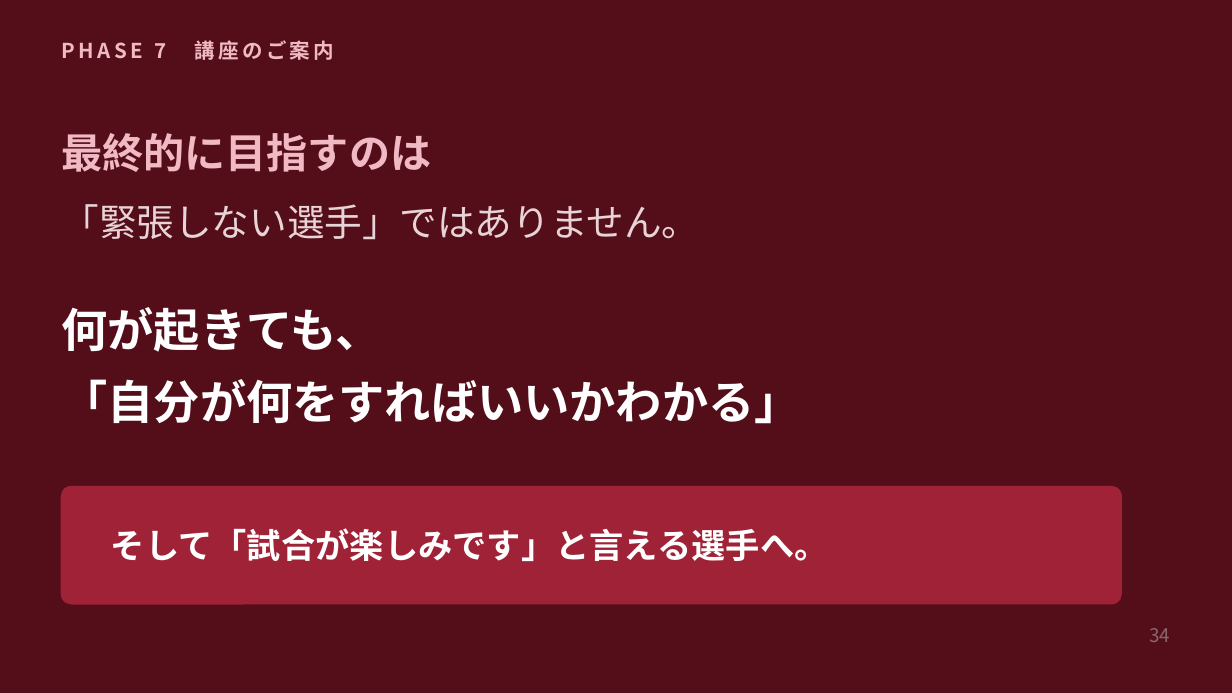
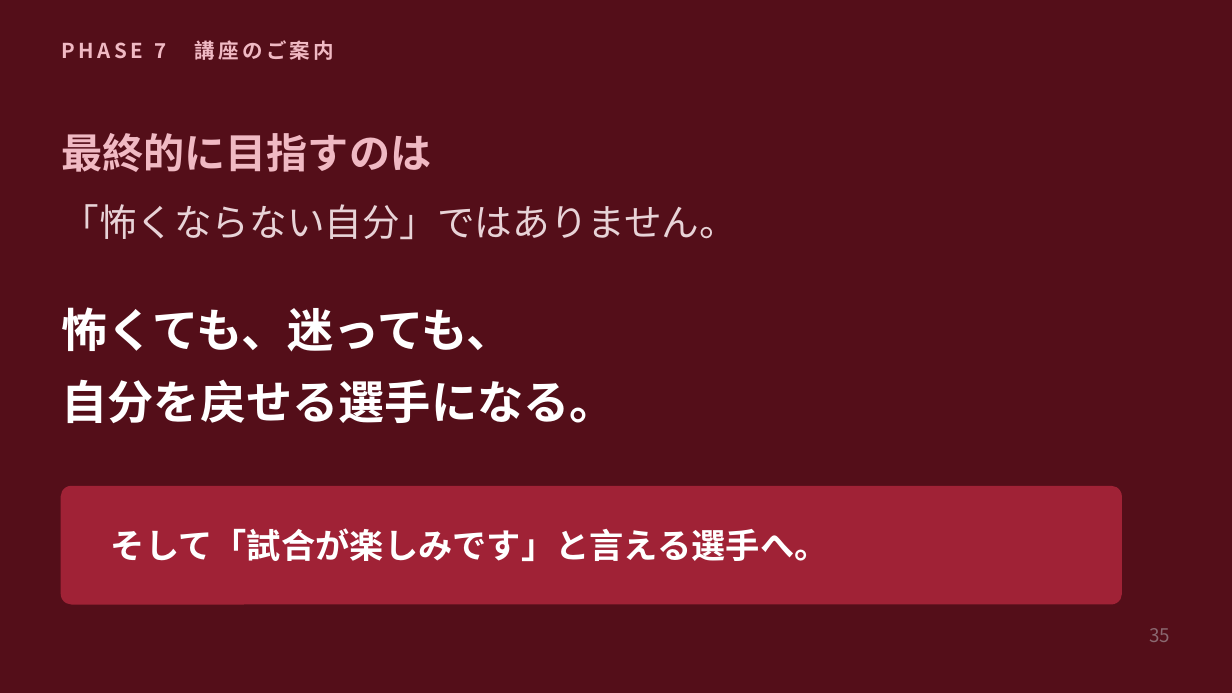
Before and after one commit to shiori0823/shiorin-trainer, a slide deck: slide 35 of deck/consultation-deck.pptx (slide 34 before the commit). Drawn at 1232x693 pixels with LibreOffice and Linux fonts; fonts in the diff are those of the drawing. Boxes give left, top, right and bottom in pixels: in the first picture for what was removed or moved away, otherwise in the second. Text is boxed around its words. In the diff, an @@ line names an element or a change of style, - is before the commit and + after.

```diff
--- a/deck/consultation-deck.pptx
+++ b/deck/consultation-deck.pptx
@@ text at [62, 204, 737, 240]: text changed @@
-「緊張しない選手」ではありません。
+「怖くならない自分」ではありません。
@@ text at [62, 307, 616, 423]: text changed @@
-何が起きても、
-「自分が何をすればいいかわかる」
+怖くても、迷っても、
+自分を戻せる選手になる。
@@ text at [1149, 628, 1170, 642]: text changed @@
-34
+35
```
Also in this commit, not shown: 7 other slides changed, 2 slides added, 1 slide removed, 10 other files.
